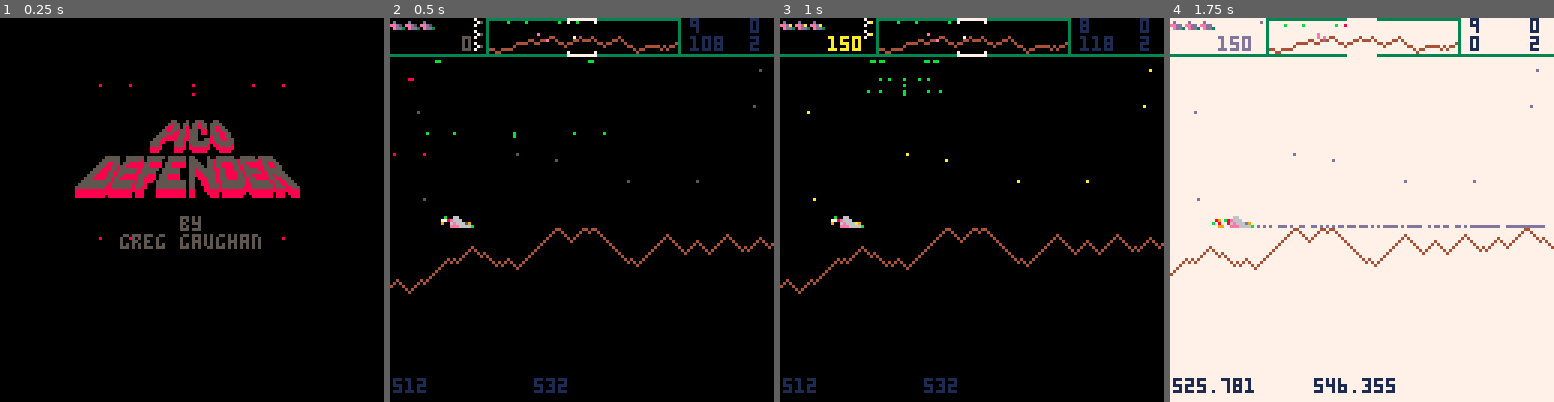
Above: before the commit, frames 1-4 (left to right).
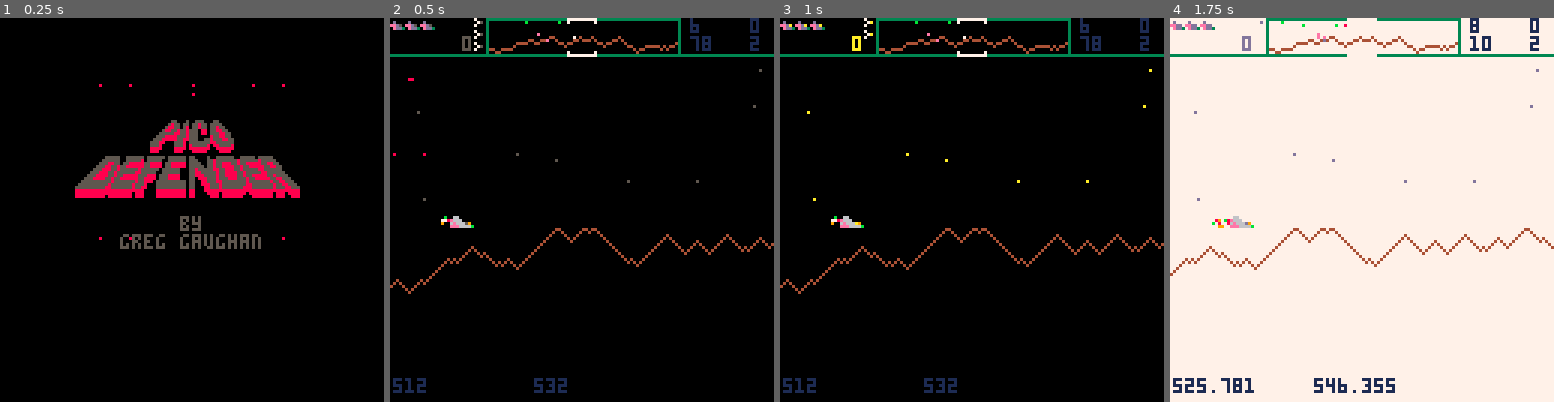
Above: after the commit, the same moments.

Repository: ggaughan/picodefender
Game: PICO-8 cartridge picodefender.p8
The game is run twice, just before and just after one commit, with the same random seed, the same clock (stepped at 60 frames per second) and the same inputs.
Inputs:
- Up to frame 1 (0.25 s): no input
- Up to frame 2 (0.5 s): tap X (X key) at 0.33 s
- Up to frame 3 (1 s): tap O (Z key) at 0.7 s
- Up to frame 4 (1.75 s): tap X (X key) at 1.07 s; hold Right from 1.6 s (still down); tap O (Z key) at 1.7 s

Frame 1 is identical in both runs. In frame 2, 0.3% of the frame differs, in the area x 9-87%, y 0-32%; in frame 3, 0.5%; in frame 4, 0.7%, in the area x 12-98%, y 0-55%.

Commit message:
Fix collision/laser precision

Diff:
--- a/picodefender.p8
+++ b/picodefender.p8
@@ -7,6 +7,7 @@
 
 debug = true
 debug_test = debug  -- 1 of each enemy per wave
+debug_kill = not debug
 
 today = 1
 alltime = 2
@@ -94,20 +95,20 @@
 max_vert_speed = max_speed/2
 max_h_speed_factor = max_speed/48
 
-laser_expire = 1
-laser_size = 30  -- see rate
-laser_rate=8
+laser_expire = 0.5
+laser_size = 22  -- see rate
+laser_rate=4
 laser_max_length = 100  -- cap
 laser_min_length = 8  -- show something immediately
 min_laser_speed = 0.2 -- e.g. static ship, move away still
-laser_speed = 1.8
+laser_speed = 2.0
 laser_min_effective_age = 0.03  -- delay so it can be seen before being effective
 laser_inertia = 0.999
 
 lander_speed = 0.15
 lander_speed_y_factor = 2
 mutant_speed = 0.4
-baiter_speed = 2.6  -- faster than player  -- todo set to max_speed*factor?
+baiter_speed = 2.2  -- faster than player  -- todo set to max_speed*factor?
 bomber_speed = 0.3
 pod_speed = 0.2
 swarmer_speed = 0.6
@@ -164,7 +165,7 @@
 	load_highscores()
 
 	pl = {
-		w=5,
+		w=6,
 		h=3,
 
 	 c=7,  -- for explosion
@@ -376,44 +377,62 @@
 function update_enemies()
 	local t = time()
 	for e in all(actors) do
-		-- check if hit by laser
-	 for laser in all(lasers) do
-	  if not e.hit and e.k ~= mine then
-				--local actual_age = (t-laser[4]) --/ laser_expire
-				local age = (t-laser[4])/laser_expire
-				local x,y = laser[1], laser[2]
-			 -- todo include wrap at end
-			 --      or cut short draw!
-				--if actual_age > laser_min_effective_age then
-				if (age * laser_size * laser_rate) > abs(e.x-x) then
-				 -- todo precalc half widths
+ 	if e.k ~= mine then
+			-- check if hit by laser
+		 for laser in all(lasers) do
+		  if not e.hit then
+					--local actual_age = (t-laser[4]) --/ laser_expire
+					local age = (t-laser[4])/laser_expire
+					local x,y = laser[1], laser[2]
 				 -- todo include wrap at end
-				 -- todo maybe cut off at screen/camera
-					if y > (e.y+e.dy+(8-e.h)/2) and y < (e.y+e.dy+8-(e.h/2)) then
-						-- note: quick check against max and assume width == 8 (and player can't be on enemy)
-						if (laser[3] > 0 and x < e.x and x+laser_max_length > e.x) or (laser[3] < 0 and x > e.x and x-laser_max_length < e.x) then
-							-- todo refine based on laser age and actual width and e.dx? - no need, light speed!
-							--printh("laser hit "..e.x)
-				 		e.hit = t
-						 kill_actor(e, laser)
+				 --      or cut short draw!
+					--if actual_age > laser_min_effective_age then
+					if (age * laser_size * laser_rate) >= abs((e.x+(8-e.w/2))-(x+4)) then
+					 -- todo precalc half widths
+					 -- todo include wrap at end
+					 -- todo maybe cut off at screen/camera
+						if y >= (e.y+e.dy+(8-e.h)/2) and y <= (e.y+e.dy+8-(e.h/2)) then
+							-- note: quick check against max and assume width == 8 (and player can't be on enemy)
+							if (laser[3] > 0 and x < e.x and x+laser_max_length > e.x) or (laser[3] < 0 and x > e.x and x-laser_max_length < e.x) then
+								-- todo refine based on laser age and actual width and e.dx? - no need, light speed!
+								--printh("laser hit "..e.x)
+					 		e.hit = t
+							 kill_actor(e, laser)
+							end
 						end
+					-- else just fired - give it chance to be seen
 					end
-				-- else just fired - give it chance to be seen
-				end
-		 end
+			 end
+			end
 		end
 
 		if not e.hit then
 			-- check if hit player
 		 -- todo include wrap at end
-			local x=(e.x+e.dx) - pl.x
-			local y=(e.y+e.dy) - pl.y
+			--local x=(e.x+flr(8-e.w)/2+flr(e.w/2)+e.dx) - (pl.x+flr(8-pl.w)/2 + flr(pl.w/2))  -- todo: precalc/hardcode player offset (2)
+			--local y=(e.y+flr(8-e.h)/2+flr(e.w/2)+e.dy) - (pl.y+flr(8-pl.h)/2 + flr(pl.h/2))  -- todo: precalc/hardcode player offset (2)
+			local x=(e.x+4+e.dx) - (pl.x+4)
+			local y=(e.y+4+e.dy) - (pl.y+4)
 			if e.k ~= human then
-				if (abs(ceil(x)) < (e.w+pl.w) and
-						 (abs(ceil(y))) < (e.h+pl.h))
+				if (abs((x)*2) < (e.w+pl.w) and
+						 (abs((y))*2) < (e.h+pl.h))
 				then
-		 		e.hit = t
-				 kill_player(e)
+					if debug_kill then
+						pl.dx, pl.dy = 0,0
+					 debug_data = {(e.x+(8-e.w)/2+e.w/2+e.dx),
+					 														(e.y+(8-e.h)/2+e.h/2+e.dy),
+					 														(pl.x+(8-pl.w)/2)+pl.w/2,
+					 														(pl.y+(8-pl.h)/2)+pl.h/2,
+					 												  (e.w+pl.w),(e.h+pl.h)}
+					 printh(x.."<"..(e.w+pl.w))
+					 printh(y.."<"..(e.h+pl.h))
+					 printh(debug_data[1].." "..debug_data[3])
+					 printh(debug_data[2].." "..debug_data[4])
+					 _update60=_update60_debug_stop
+					else
+		 			e.hit = t
+				 	kill_player(e)
+				 end
 				end
 			else -- human - can we catch it?
 				-- todo refine -4 = -h etc? todo wrap?
@@ -892,6 +911,10 @@
  end
 end
 
+function _update60_debug_stop()
+ --update_particles()  -- could include special effects
+end
+
 -- todo move to tab3?
 function start_game(full)
 	-- todo old: assumes already reset
@@ -1038,6 +1061,20 @@
 	 	0,0,
 	 	mdx,mdy
 		)
+
+		if debug then
+		 local off=((age * laser_size) * laser_rate)
+			line(
+			 x+(off)*laser[3],
+				y-1,
+				x+(
+				 		off
+			 		) * laser[3],
+	  	y-1,
+	  	15
+			)
+			--printh(age.." "..x.."("..laser[1]..") "..off*laser[3])
+		end
 	end
 
 	if pl.hit ~= nil and not demo_mode then
@@ -1055,6 +1092,26 @@
 			spr(32+pl.thrusting_spr, x-(8*pl.facing), pl.y, 1,1, pl.facing==-1)
 		else
 			spr(48+pl.thrusting_spr, x-(8*pl.facing), pl.y, 1,1, pl.facing==-1)
+		end
+
+		if debug_kill then
+			rect(x, pl.y+(8-pl.h)/2, x+pl.w, pl.y+8-(pl.h/2), 15)
+			if debug_kill and debug_data then
+				--local e = debug_rect
+				--local ex = wxtoc(e.x)+(8-e.w)/2+e.dx
+				--local ey = e.y+(8-e.h)/2+e.dy
+				--line(ex, ey,
+				--					wxtoc(pl.x), pl.y+(8-pl.h)/2, 12)
+				--rect(ex, ey,
+				--					ex + (e.w+pl.w), ey + (e.h+pl.h), 10)
+				line(wxtoc(debug_data[1]), debug_data[2],
+									wxtoc(debug_data[3]), debug_data[4], 12)
+				rect(wxtoc(debug_data[1]),
+									debug_data[2],
+									wxtoc(debug_data[1])+debug_data[5],
+									debug_data[2]+debug_data[6],
+									10)
+			end
 		end
 	end
 end
@@ -1077,6 +1134,12 @@
 
  		spr(e.k, x, y, 1,1, fx)
 		 -- todo animate?
+
+			if debug_kill then
+		 	 rect(x+e.dx+(8-e.w)/2, e.y+e.dy+(8-e.h)/2,
+		 	 					x+e.dx+8-(e.w/2), e.y+e.dy+8-(e.h/2), 15)
+	 	end
+
 		end
 	end
 end
@@ -1472,7 +1535,7 @@
  t=time()
 	b=make_actor(bullet,x,y)
 	local bv = bullet_speed
-	if (from and from.k == baiter) bv *= 1.9
+	if (from and from.k == baiter) bv *= 1.6
 	-- todo for some, hang around player?
 	local tx,ty = pl.x, pl.y  -- aim at player
 	-- todo if bad aimer, add miss (slow bv does this to some extent)
@@ -1651,8 +1714,8 @@
 			l.c=9 -- or 8?
 			l.dy = swarmer_speed/2
 			if (rnd()<0.5) l.dy *= -1
-			l.dx = swarmer_speed
-			if (rnd()<0.5) l.dx *= -1
+			-- don't go towards player at first: l.dx = swarmer_speed
+			-- if (rnd()<0.5) l.dx *= -1
 			l.lazy = rnd(64)  -- higher = less likely to chase
 			l.h=4
 			l.w=5
@@ -1828,9 +1891,9 @@
 	end
 
 	if	debug_test then
-		--wave_old = 1
-		--wave_progression=1
-		--wave.landers=2 --1
+		wave_old = 1
+		wave_progression=1
+		wave.landers=2 --1
 		--wave.bombers=min(1,wave.bombers)
 		--wave.pods=min(1,wave.pods)
 	end
@@ -1851,7 +1914,7 @@
 			l=make_actor(lander,x,y,time())
 			l.dy = lander_speed*lander_speed_y_factor
 			l.lazy = rnd(512)  -- higher = less likely to chase
-			l.h=4
+			l.h=5
 			l.w=7
 			l.score=150
 			-- find a target
@@ -1885,7 +1948,7 @@
 			l.dy = mutant_speed*lander_speed_y_factor
 			-- todo remove lazy here?
 			l.lazy = rnd(512)  -- higher = less likely to chase
-			l.h=4
+			l.h=5
 			l.w=7
 			l.score=150
 			add_explosion(l, true)  -- reverse i.e. spawn
